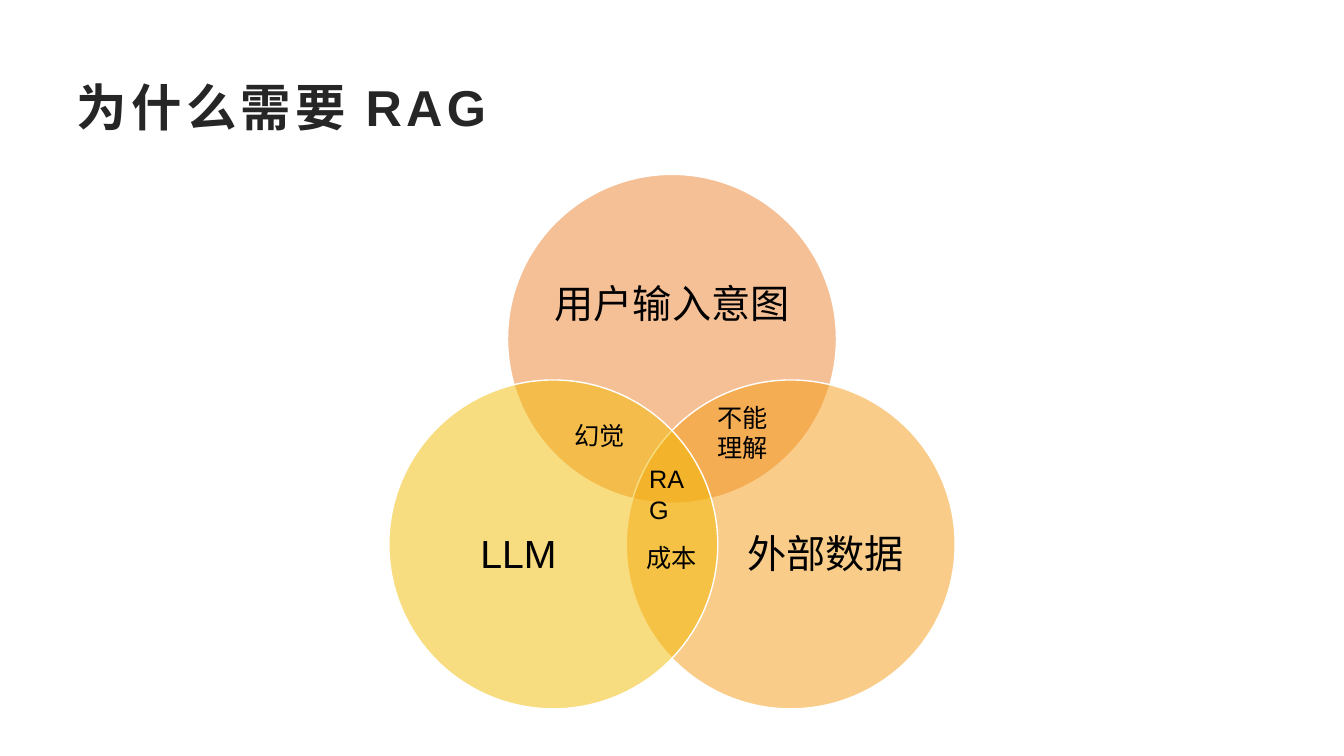
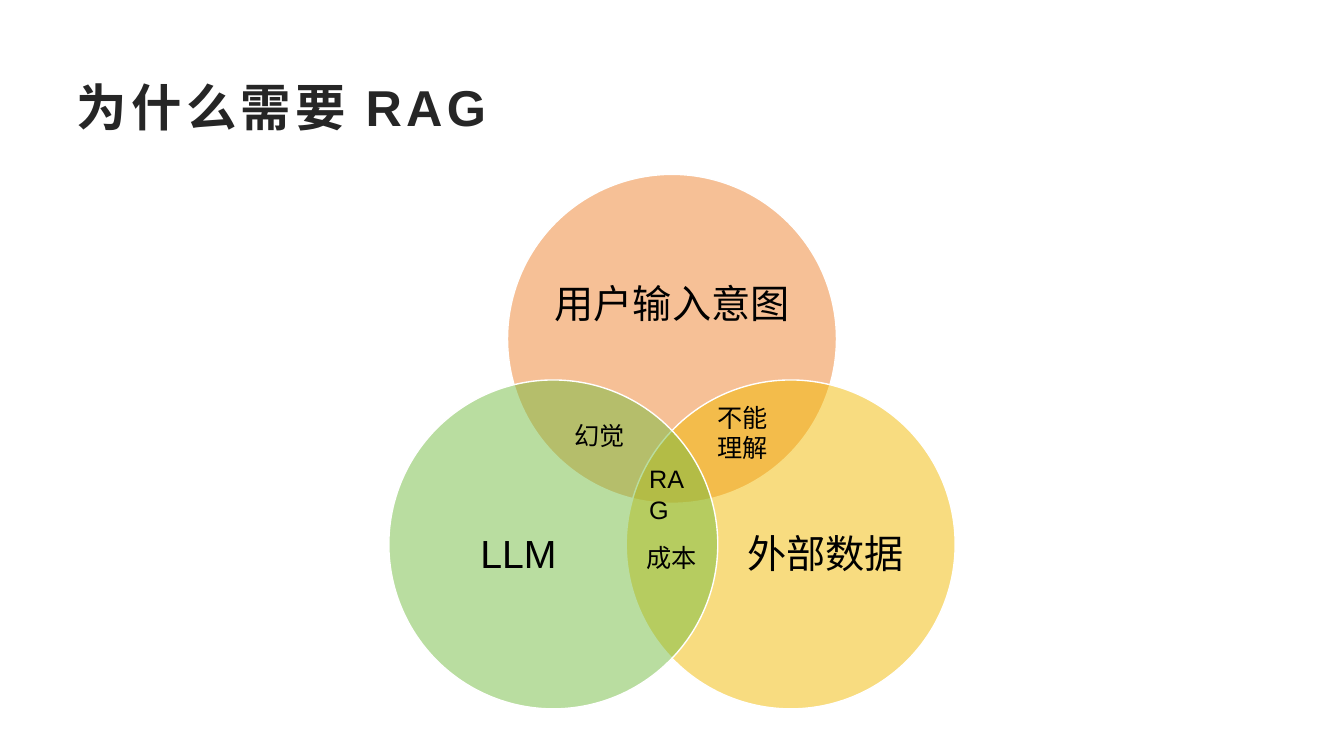
Before and after one commit to SakigamiYang/PyCon, a slide deck: slide 11 of PyCon2023/PyConChina2023-LLM+RAG企业落地-Ai兔兔.pptx. Drawn at 1344x756 pixels with LibreOffice and Linux fonts; fonts in the diff are those of the drawing; background and template pictures are left out. Boxes give left, top, right and bottom in pixels: in the first picture for what was removed or moved away, otherwise in the second. Text is boxed around its words. In the diff, an @@ line names an element or a change of style, - is before the commit and + after.

```diff
--- a/PyCon2023/PyConChina2023-LLM+RAG企业落地-Ai兔兔.pptx
+++ b/PyCon2023/PyConChina2023-LLM+RAG企业落地-Ai兔兔.pptx
@@ ellipse at <box>389,380,718,709</box>: fill #F2BA02 at 50% opacity to #75BD42 at 50% opacity @@
@@ ellipse at <box>626,380,955,709</box>: fill #F59B14 at 50% opacity to #F2BA02 at 50% opacity @@
```
Also in this commit, not shown: 13 other slides changed, 1 slide added, 1 other file.
